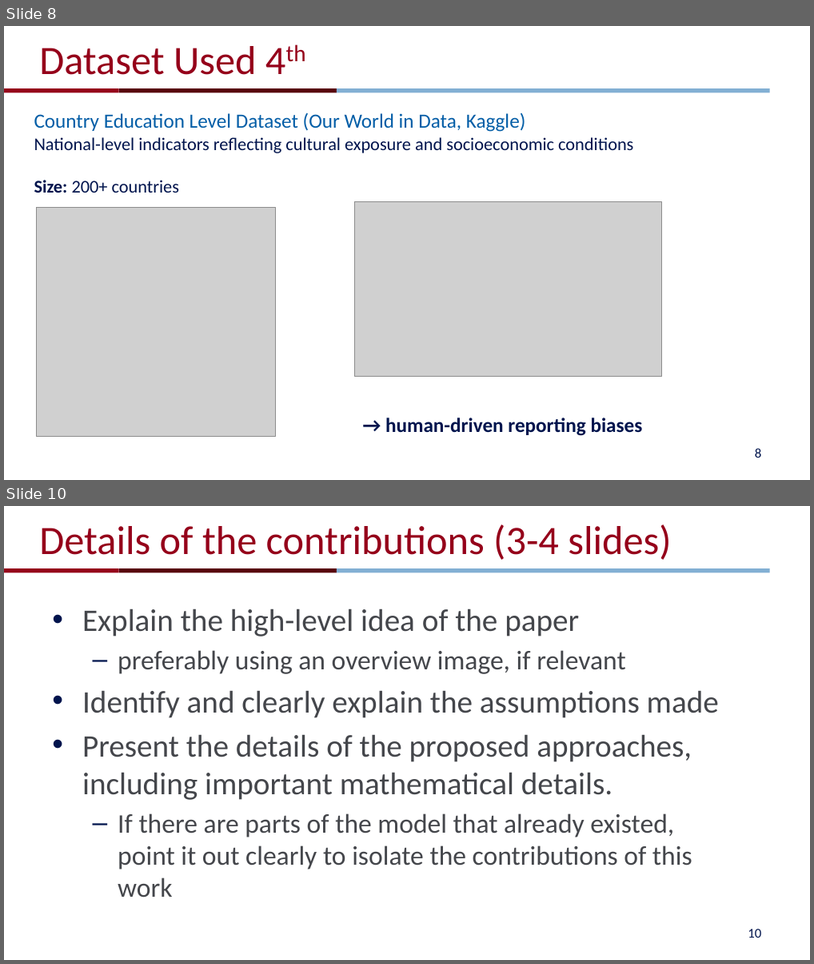
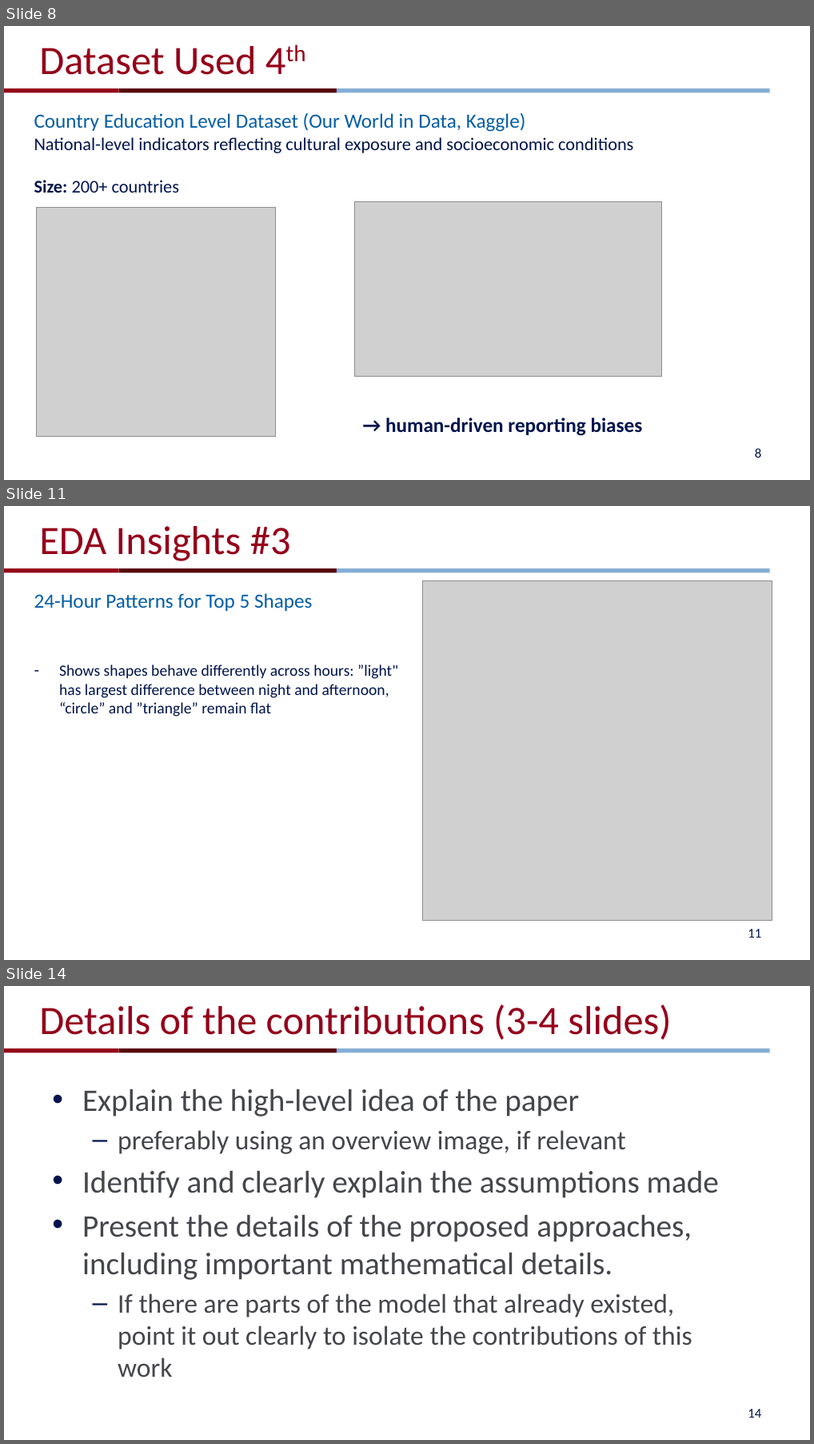
Before and after one commit to jingyig16/ufo-sightings, a slide deck: pre.pptx. Shown one above the other, each under a label of ours: slides 8 and 10 before the commit, slides 8, 11 and 14 after it; the slides between them are not shown. The pictures are 814x964 and 814x1444 pixels, drawn with LibreOffice and Linux fonts; fonts in the diff are those of the drawing; grey boxes stand for pictures; background and template pictures are left out. Boxes give left, top, right and bottom in pixels: in the first picture for what was removed or moved away, otherwise in the second. Text is boxed around its words. In the diff, an @@ line names an element or a change of style, - is before the commit and + after.

```diff
--- a/pre.pptx
+++ b/pre.pptx
@@ slide 11 added at [4, 506, 810, 960], background #FFFFFF; not listed: 3 template elements that a slide beside it also shows @@
@@ title added at [39, 526, 291, 561], 36 pt, text #95001A @@
+EDA Insights #3
@@ text added at [34, 593, 398, 716], 14 pt, text #00144D @@
+24-Hour Patterns for Top 5 Shapes
+– Shows shapes behave differently across hours: ”light" has largest difference between night and afternoon, “circle” and ”triangle” remain flat
@@ picture added at [423, 581, 774, 920] @@
@@ page number added at [748, 928, 762, 937], 12 pt, text #00144D @@
+11
@@ what was slide 10 is now slide 14 @@
@@ page number at [748, 1408, 762, 1417]: text changed @@
-10
+14
```
Also in this commit, not shown: 1 slide changed, 4 other slides added, 1 slide removed.
